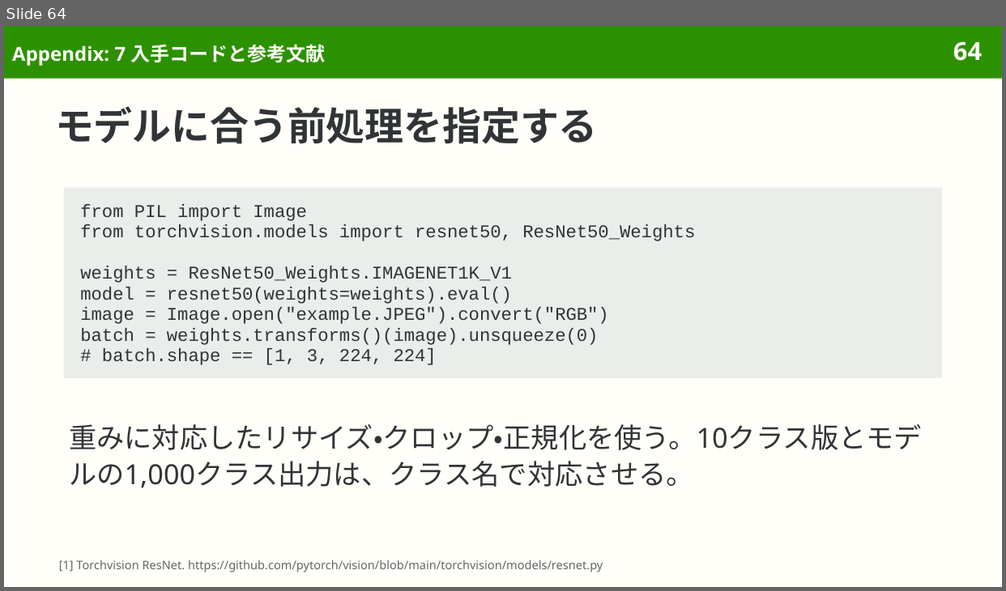
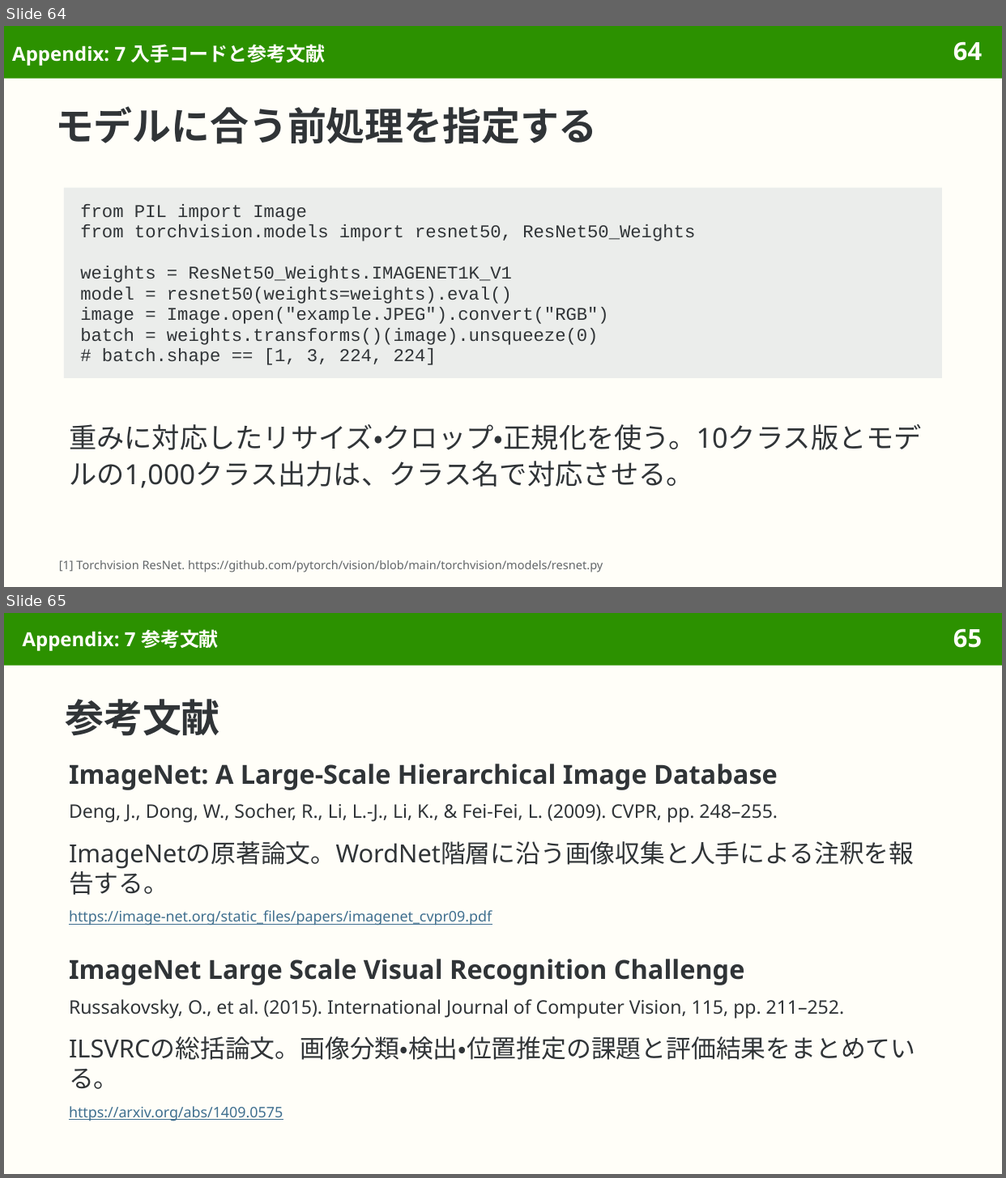
Before and after one commit to sasakiy84/datasets-in-10-minutes, a slide deck: slides/datasets-in-10-minutes-imagenet.pptx. Shown one above the other, each under a label of ours: slide 64 before the commit, slides 64 and 65 after it. The pictures are 1006x591 and 1006x1178 pixels, drawn with LibreOffice and Linux fonts; fonts in the diff are those of the drawing. Boxes give left, top, right and bottom in pixels: in the first picture for what was removed or moved away, otherwise in the second. Text is boxed around its words. In the diff, an @@ line names an element or a change of style, - is before the commit and + after.

```diff
--- a/slides/datasets-in-10-minutes-imagenet.pptx
+++ b/slides/datasets-in-10-minutes-imagenet.pptx
@@ slide 65 added at (4,613,1002,1174), background #FFFEF8; not listed: 2 template elements that a slide beside it also shows @@
@@ title added at (23,629,219,651), 14 pt, text #FFFEF8, bold @@
+Appendix: 7 参考文献
@@ title added at (65,699,219,736), 28 pt, text #303437, bold @@
+参考文献
@@ text added at (69,764,778,790), 19 pt, text #303437, bold @@
+ImageNet: A Large-Scale Hierarchical Image Database
@@ text added at (69,803,778,823), 13.5 pt, text #303437 @@
+Deng, J., Dong, W., Socher, R., Li, L.-J., Li, K., & Fei-Fei, L. (2009). CVPR, pp. 248–255.
@@ text added at (69,841,914,895), 18 pt, text #303437 @@
+ImageNetの原著論文。WordNet階層に沿う画像収集と人手による注釈を報告する。
@@ text added at (69,910,492,926), 10.5 pt, text #3F6F8F, underline @@
+https://image-net.org/static_files/papers/imagenet_cvpr09.pdf
@@ text added at (69,959,745,986), 19 pt, text #303437, bold @@
+ImageNet Large Scale Visual Recognition Challenge
@@ text added at (69,999,845,1019), 13.5 pt, text #303437 @@
+Russakovsky, O., et al. (2015). International Journal of Computer Vision, 115, pp. 211–252.
@@ text added at (69,1037,916,1089), 18 pt, text #303437 @@
+ILSVRCの総括論文。画像分類・検出・位置推定の課題と評価結果をまとめている。
@@ text added at (69,1106,283,1122), 10.5 pt, text #3F6F8F, underline @@
+https://arxiv.org/abs/1409.0575
```
Also in this commit, not shown: 4 other slides added, 3 slides removed, 10 other files.
